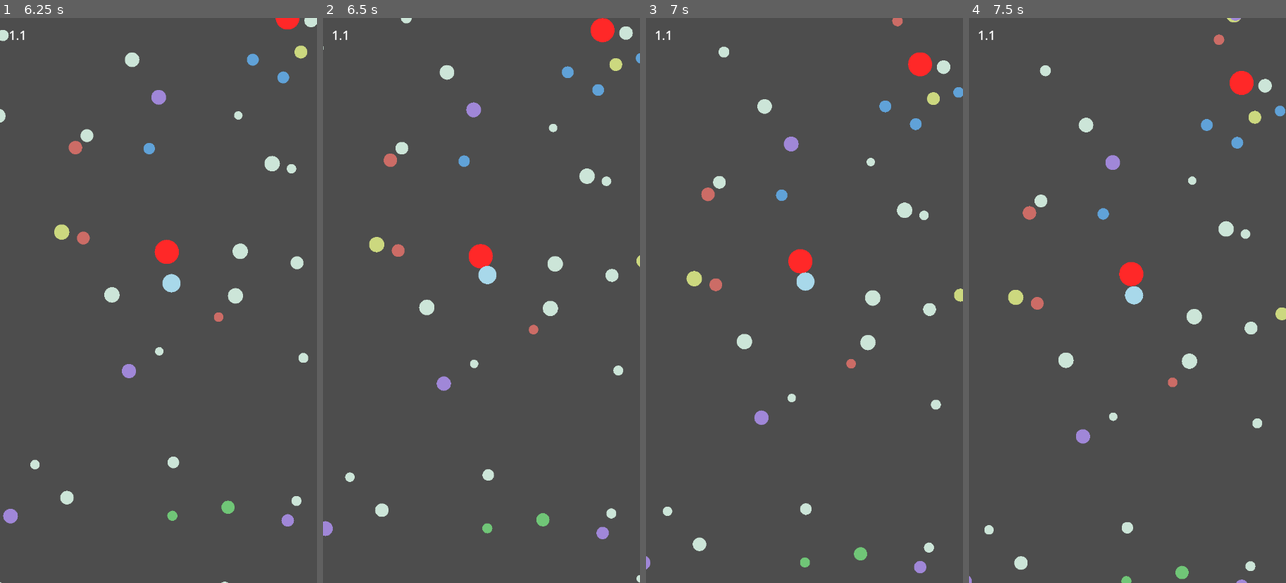
Above: before the commit, frames 1-4 (left to right).
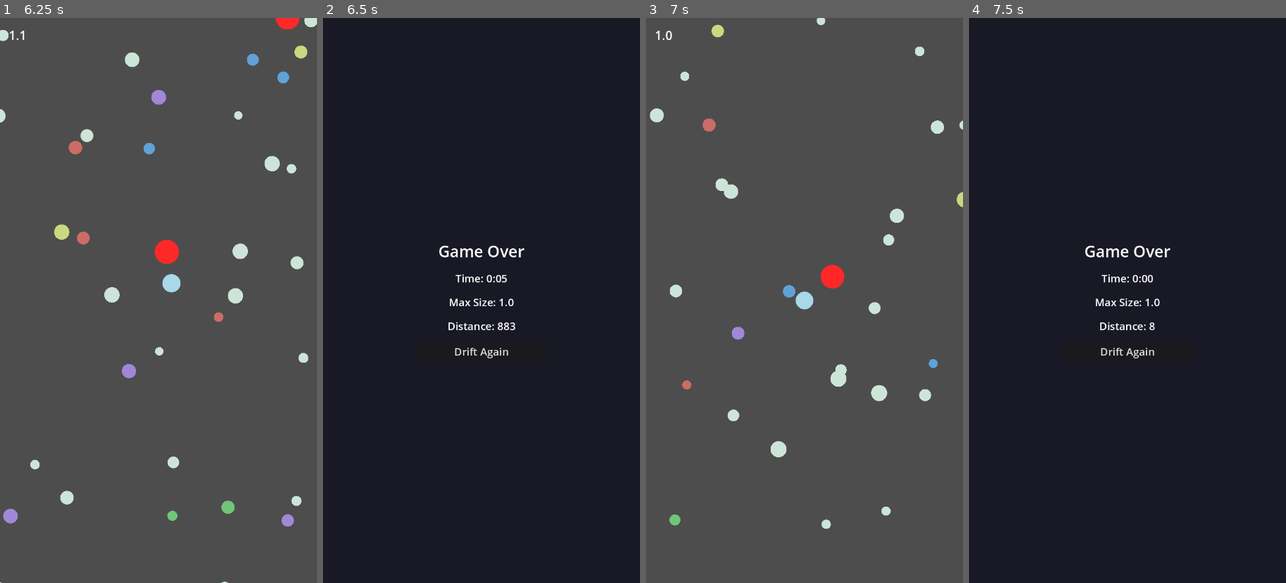
Above: after the commit, the same moments.

Repository: seanmcn/blobby
Game: Godot game, scene res://scenes/main.tscn
Two runs of this game, one before a commit and one after it. Both use one fixed random seed, a clock stepped at 60 frames per second and the inputs below.
Inputs (mouse positions are in pixels of both pictures, inside the frame that each line leads up to):
- Up to frame 1 (6.25 s): click "Play" at 0.5 s; tap Enter at 1.25 s; move the mouse to (142, 413) at 1.27 s; hold W (move_up) 1.28-2.78 s; move the mouse to (253, 385) at 2.02 s; move the mouse to (63, 215) at 2.77 s; hold A (move_left) 2.78-4.28 s; move the mouse to (174, 300) at 3.52 s; move the mouse to (110, 159) at 4.27 s; hold S (move_down) 4.28-5.03 s; move the mouse to (228, 272) at 5.02 s; hold D (move_right) 5.03-5.78 s; move the mouse to (95, 328) at 5.77 s; hold W (move_up) from 5.78 s (still down)
- Up to frame 2 (6.5 s): keep holding W (move_up)
- Up to frame 3 (7 s): release W (move_up) at 6.5 s; click (804, 351) at 6.5 s, where only the run after the commit has a clickable "Drift Again"
- Up to frame 4 (7.5 s): move the mouse to (1159, 176) at 7.27 s; hold D (move_right) from 7.28 s (still down)

Frame 1 is identical in both runs. In frame 2, 100% of the frame differs, in the area x 0-100%, y 0-100%; in frame 3, 5.1%; in frame 4, 100%.

Commit message:
Fix hunter collision detection and stacking
- Increase player collision threshold from 0.8 to 1.1 to account for
  physics keeping bodies apart at their combined radii
- Add hunter layer to collision mask so hunters collide with each other

Diff:
--- a/scenes/hunter.tscn
+++ b/scenes/hunter.tscn
@@ -10,7 +10,7 @@
 
 [node name="Hunter" type="CharacterBody2D"]
 collision_layer = 4
-collision_mask = 1
+collision_mask = 5
 script = ExtResource("1_hunter")
 
 [node name="CollisionShape2D" type="CollisionShape2D" parent="."]
--- a/scripts/hunter.gd
+++ b/scripts/hunter.gd
@@ -69,7 +69,7 @@
 	var distance = global_position.distance_to(target.global_position)
 	var combined_radius = get_radius() + target.get_radius()
 
-	if distance < combined_radius * 0.8:
+	if distance < combined_radius * 1.1:
 		# Collision detected
 		if target.has_method("can_absorb") and target.can_absorb(size):
 			# Player absorbs hunter
